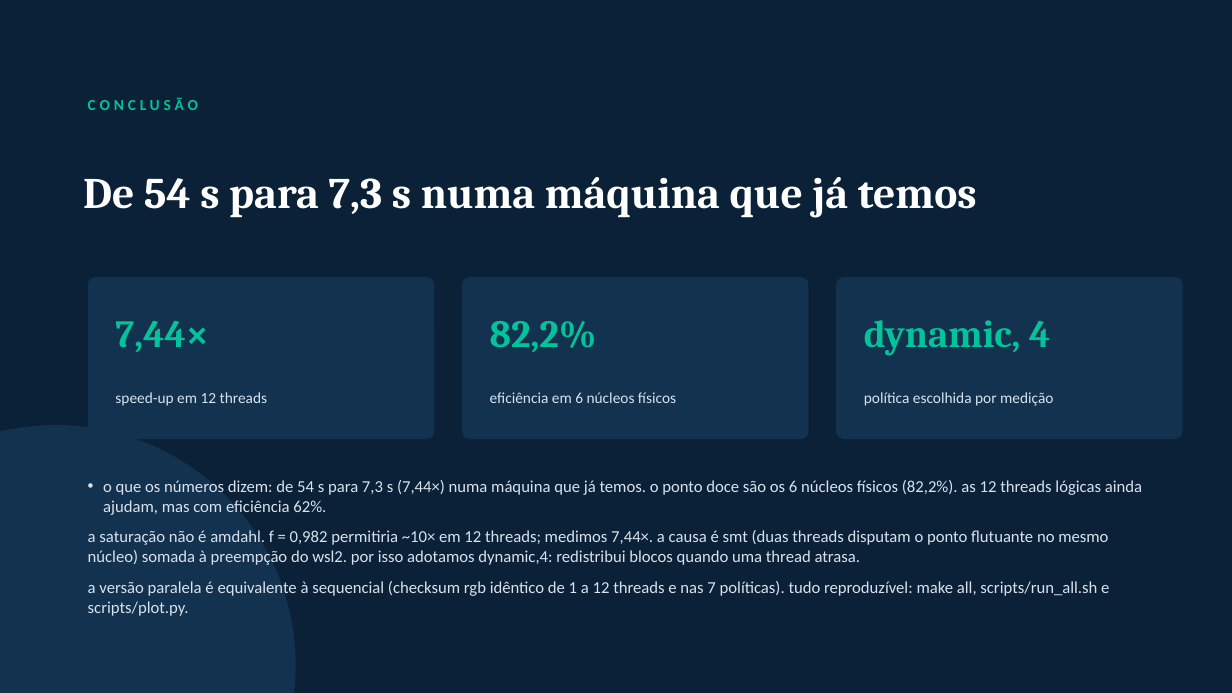
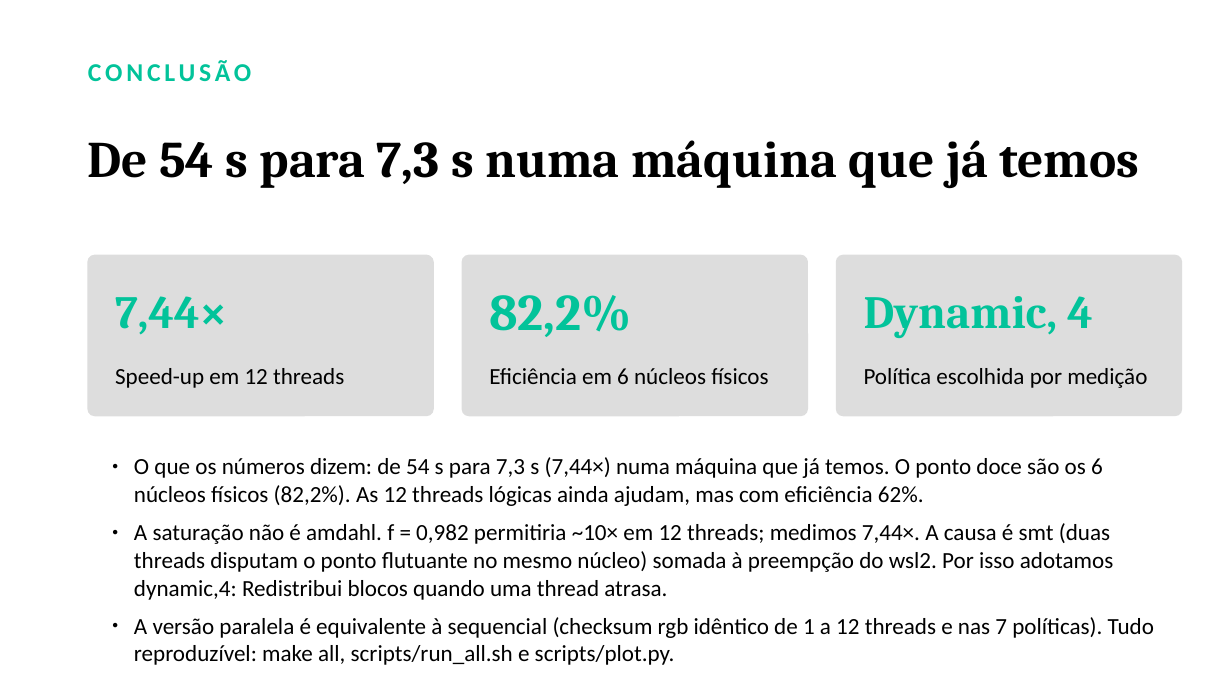
Before and after one commit to bengo501/T1-CompPar-ParalelizacaoDeUmaAplicacaoComOpenMP-, a slide deck: slide 11 of apresentacao/Apresentacao_T1_OpenMP.pptx. Drawn at 1232x693 pixels with LibreOffice and Linux fonts; fonts in the diff are those of the drawing. Boxes give left, top, right and bottom in pixels: in the first picture for what was removed or moved away, otherwise in the second. Text is boxed around its words. In the diff, an @@ line names an element or a change of style, - is before the commit and + after.

```diff
--- a/apresentacao/Apresentacao_T1_OpenMP.pptx
+++ b/apresentacao/Apresentacao_T1_OpenMP.pptx
@@ background #0B2138 to #FFFFFF @@
@@ text "CONCLUSÃO": place and size @@
-text "CONCLUSÃO" at (88,97,198,110)
+text "CONCLUSÃO" at (88,60,252,81)
@@ text "CONCLUSÃO" at (88,60,252,81): size 12 to 20 pt @@
@@ text "De 54 s para 7,3 ...": place and size @@
-text "De 54 s para 7,3 ..." at (83,177,977,218)
+text "De 54 s para 7,3 ..." at (88,140,1139,189)
@@ text "De 54 s para 7,3 ..." at (88,140,1139,189): size 34 to 40 pt, text colour #FFFFFF to #000000 @@
@@ 3 rounded rectangles, 2 texts: place and size @@
-3 rounded rectangles, 2 texts at (88,277,1183,439)
+3 rounded rectangles, 2 texts at (88,255,1183,417)
@@ fill #12324F to #DDDDDD in 3 elements at (88,255,434,417), (462,255,809,417), (836,255,1183,417) @@
@@ text "7,44×" at (115,296,227,335): size 30 to 36 pt @@
@@ text "82,2%" at (489,295,632,337): size 30 to 40 pt @@
@@ text at (864,296,1093,338): text changed; size 30 to 36 pt @@
-dynamic, 4
+Dynamic, 4
@@ text at (115,368,344,388): text changed; size 12 to 18 pt; text colour #D9E2EC to #000000 @@
-speed-up em 12 threads
+Speed-up em 12 threads
@@ text at (489,368,768,384): text changed; size 12 to 18 pt; text colour #D9E2EC to #000000 @@
-eficiência em 6 núcleos físicos
+Eficiência em 6 núcleos físicos
@@ text at (864,368,1147,388): text changed; size 12 to 18 pt; text colour #D9E2EC to #000000 @@
-política escolhida por medição
+Política escolhida por medição
@@ ellipse removed at (0,425,296,693) @@
@@ text at (134,457,1154,638): text changed; size 13 to 18 pt; text colour #D9E2EC to #000000 @@
-• o que os números dizem: de 54 s para 7,3 s (7,44×) numa máquina que já temos. o ponto doce são os 6 núcleos físicos (82,2%). as 12 threads lógicas ainda ajudam, mas com eficiência 62%.
-a saturação não é amdahl. f = 0,982 permitiria ~10× em 12 threads; medimos 7,44×. a causa é smt (duas threads disputam o ponto flutuante no mesmo núcleo) somada à preempção do wsl2. por isso adotamos dynamic,4: redistribui blocos quando uma thread atrasa.
-a versão paralela é equivalente à sequencial (checksum rgb idêntico de 1 a 12 threads e nas 7 políticas). tudo reproduzível: make all, scripts/run_all.sh e scripts/plot.py.
+  ● O que os números dizem: de 54 s para 7,3 s (7,44×) numa máquina que já temos. O ponto doce são os 6 núcleos físicos (82,2%). As 12 threads lógicas ainda ajudam, mas com eficiência 62%.
+  ● A saturação não é amdahl. f = 0,982 permitiria ~10× em 12 threads; medimos 7,44×. A causa é smt (duas threads disputam o ponto flutuante no mesmo núcleo) somada à preempção do wsl2. Por isso adotamos dynamic,4: Redistribui blocos quando uma thread atrasa.
+  ● A versão paralela é equivalente à sequencial (checksum rgb idêntico de 1 a 12 threads e nas 7 políticas). Tudo reproduzível: make all, scripts/run_all.sh e scripts/plot.py.
```
Also in this commit, not shown: 10 other slides changed, 2 other files.
